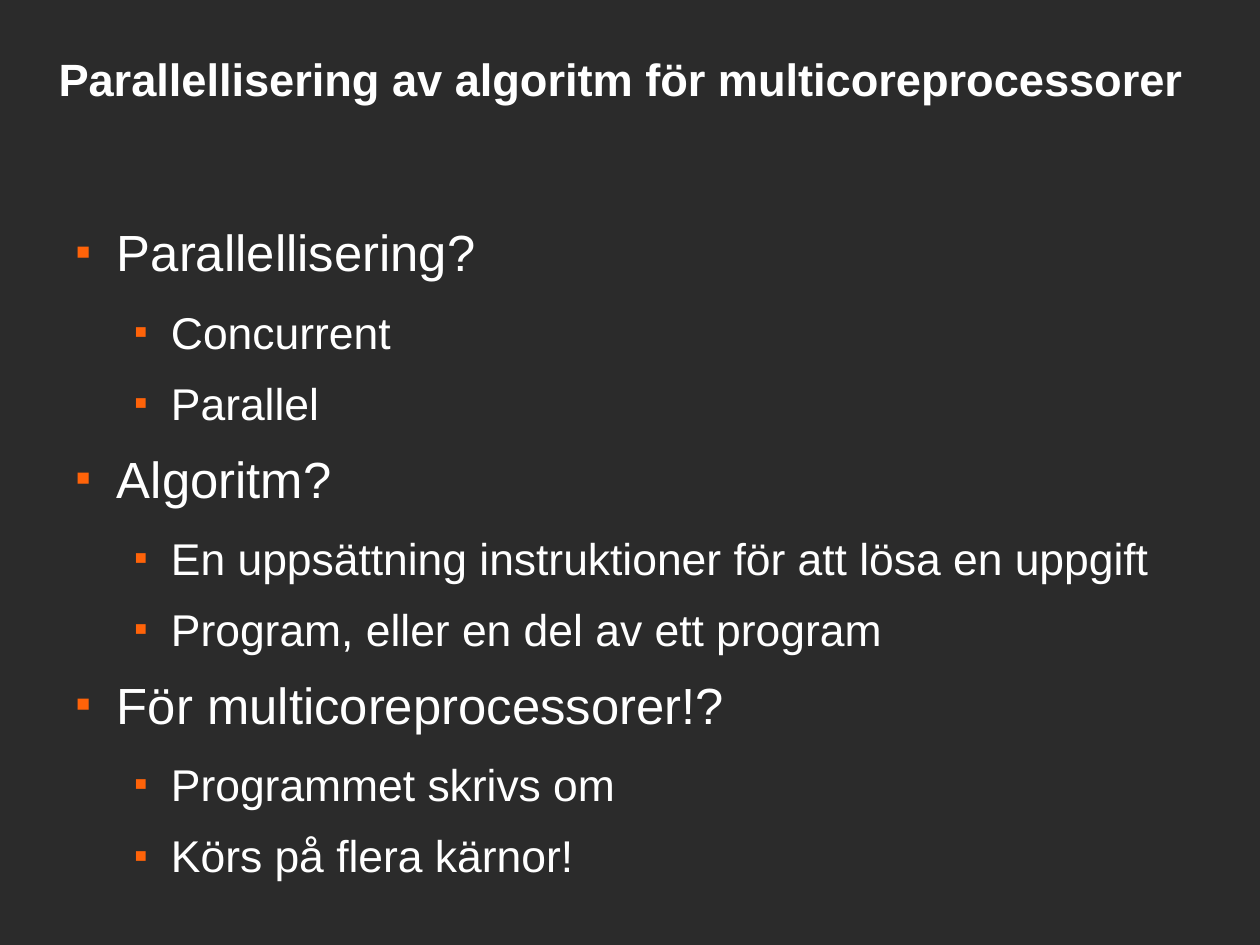
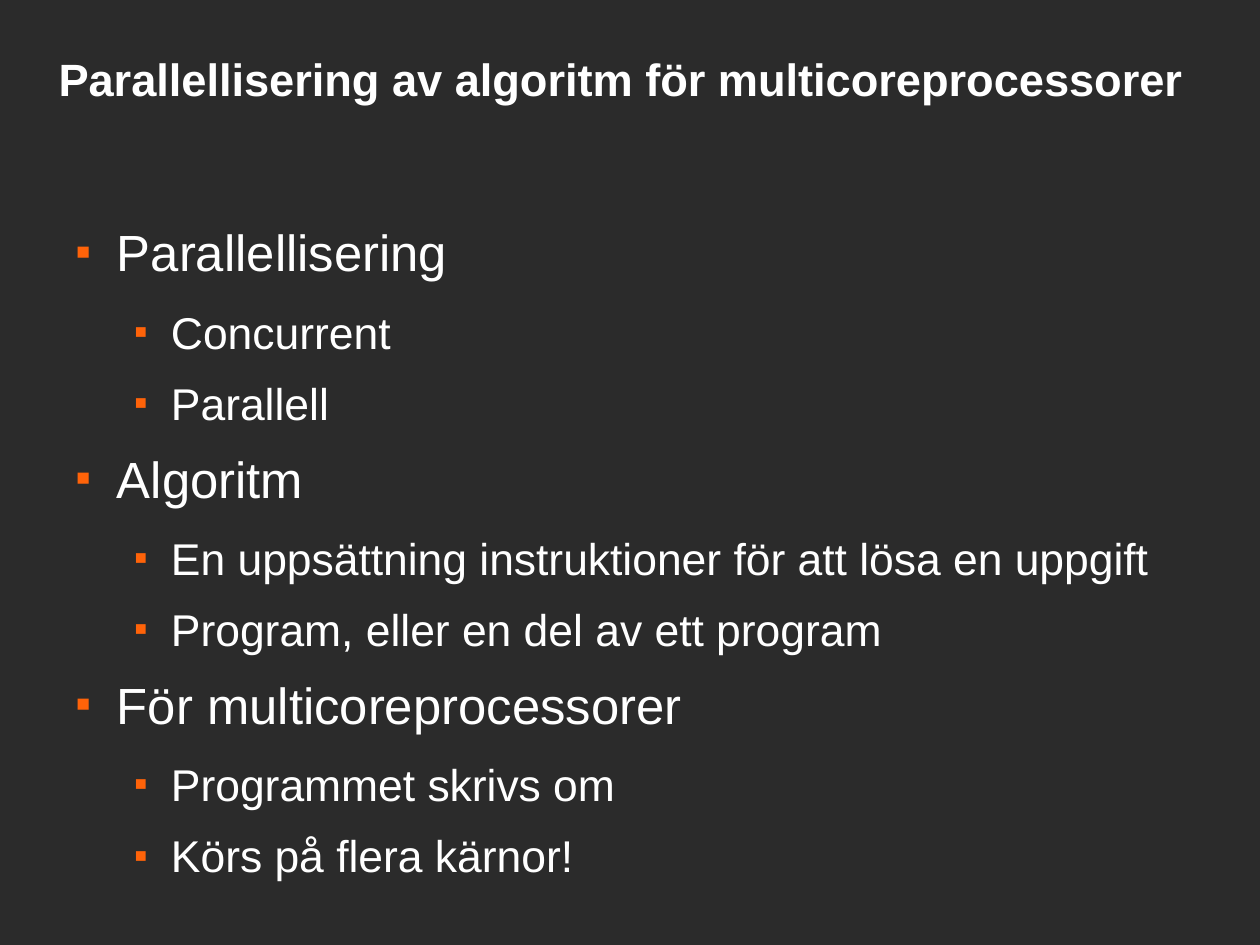
Before and after one commit to saifthe1/openfoam-openmp, a slide deck: slide 2 of presentation/pres.odp. Drawn at 1260x945 pixels with LibreOffice and Linux fonts; fonts in the diff are those of the drawing; background and template pictures are left out; a plain dark background stands for a picture behind light text. Boxes give left, top, right and bottom in pixels: in the first picture for what was removed or moved away, otherwise in the second. Text is boxed around its words. In the diff, an @@ line names an element or a change of style, - is before the commit and + after.

```diff
--- a/presentation/pres.odp
+++ b/presentation/pres.odp
@@ text at (x1=117, y1=234, x2=447, y2=282): text changed @@
-■ Parallellisering?
+■ Parallellisering
@@ text at (x1=117, y1=387, x2=329, y2=508): text changed; size 32 to 28 pt @@
-  ■ Parallel
-■ Algoritm?
+  ■ Parallell
+■ Algoritm
@@ text at (x1=117, y1=687, x2=681, y2=734): text changed @@
-■ För multicoreprocessorer!?
+■ För multicoreprocessorer
```
